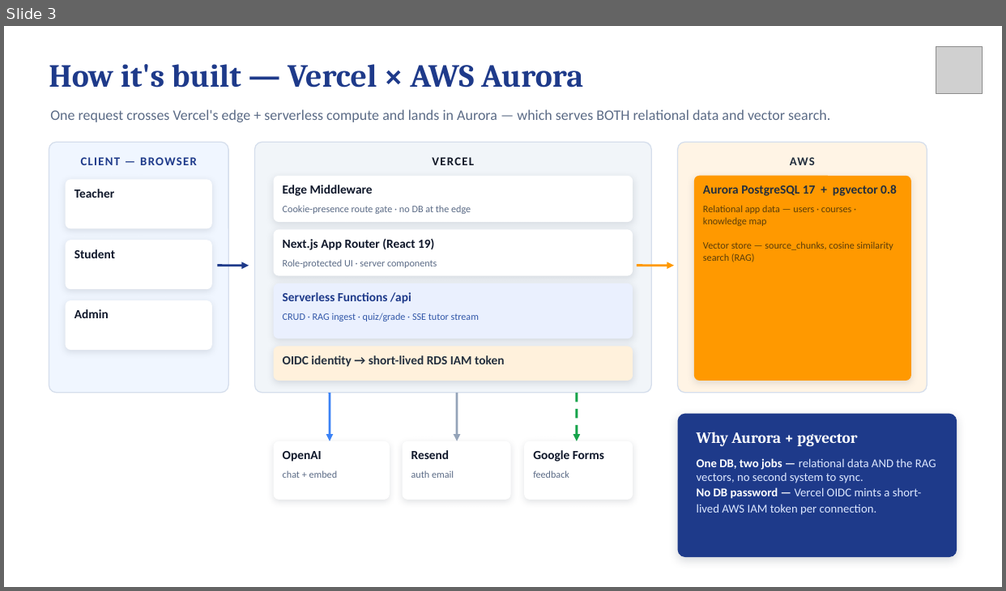
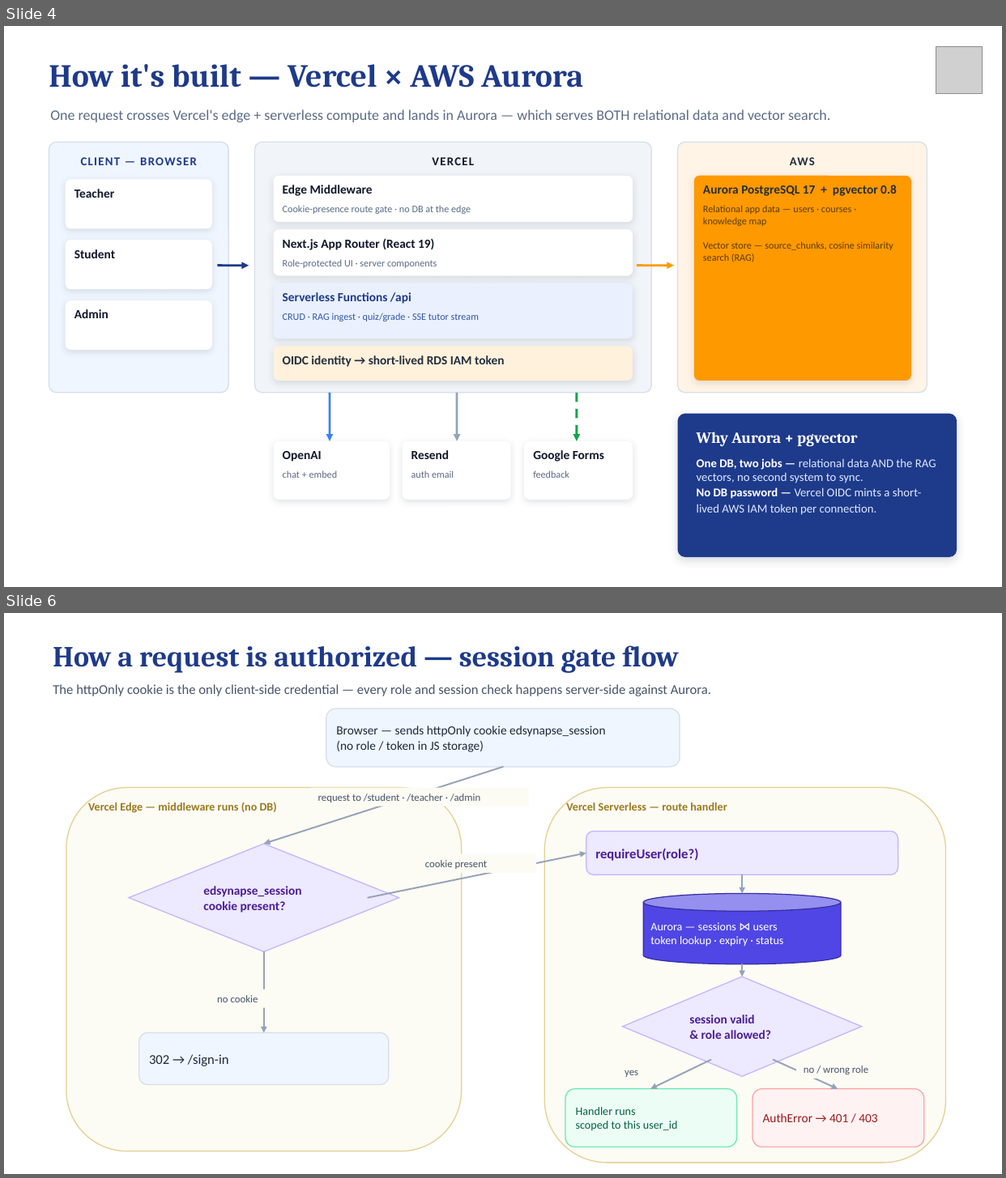
Before and after one commit to awaisaziz/edsynapse-beta, a slide deck: docs/EdSynapse-Demo.pptx. Shown one above the other, each under a label of ours: slide 3 before the commit, slides 4 and 6 after it; the slides between them are not shown. The pictures are 1006x591 and 1006x1178 pixels, drawn with LibreOffice and Linux fonts; fonts in the diff are those of the drawing; grey boxes stand for pictures. Boxes give left, top, right and bottom in pixels: in the first picture for what was removed or moved away, otherwise in the second. Text is boxed around its words. In the diff, an @@ line names an element or a change of style, - is before the commit and + after.

```diff
--- a/docs/EdSynapse-Demo.pptx
+++ b/docs/EdSynapse-Demo.pptx
@@ slide 6 added at (x1=4, y1=613, x2=1002, y2=1174), background #FFFFFF @@
@@ text added at (x1=53, y1=645, x2=678, y2=673), 28 pt, text #1E3A8A, bold @@
+How a request is authorized — session gate flow
@@ text added at (x1=53, y1=684, x2=711, y2=696), 13 pt, text #475569 @@
+The httpOnly cookie is the only client-side credential — every role and session check happens server-side against Aurora.
@@ rounded rectangle added at (x1=326, y1=709, x2=680, y2=767), fill #F0F6FF, outline #D5DEEC 1 pt, 12 pt, text #1E293B @@
+Browser — sends httpOnly cookie edsynapse_session
+(no role / token in JS storage)
@@ arrow added from (503, 767) to (264, 844), #94A3B8 1.5 pt @@
@@ rounded rectangle added at (x1=66, y1=787, x2=462, y2=1152), fill #FCFBF4, outline #E6CF92 1 pt @@
@@ text added at (x1=88, y1=801, x2=277, y2=813), 11 pt, text #9A7A1F, bold @@
+Vercel Edge — middleware runs (no DB)
@@ rectangle added at (x1=311, y1=787, x2=530, y2=806), fill #FCFBF4, 10 pt, text #475569 @@
+request to /student · /teacher · /admin
@@ rounded rectangle added at (x1=544, y1=787, x2=946, y2=1162), fill #FCFBF4, outline #E6CF92 1 pt @@
@@ text added at (x1=566, y1=801, x2=727, y2=811), 11 pt, text #9A7A1F, bold @@
+Vercel Serverless — route handler
@@ diamond added at (x1=129, y1=844, x2=399, y2=952), fill #EDE9FE, outline #C4B5FD 1 pt, 12 pt, text #4C1D95, bold @@
+edsynapse_session
+cookie present?
@@ arrow added from (368, 898) to (586, 854), #94A3B8 1.5 pt @@
@@ rectangle added at (x1=418, y1=854, x2=536, y2=873), fill #FCFBF4, 10 pt, text #475569 @@
+cookie present
@@ rounded rectangle added at (x1=586, y1=832, x2=898, y2=875), fill #EDE9FE, outline #C4B5FD 1 pt, 13 pt, text #4C1D95, bold @@
+requireUser(role?)
@@ arrow added from (742, 875) to (742, 894), #94A3B8 1.5 pt @@
@@ cylinder added at (x1=643, y1=894, x2=841, y2=964), fill #4F46E5, outline #3730A3 1 pt, 11 pt, text #FFFFFF @@
+Aurora — sessions ⋈ users
+token lookup · expiry · status
@@ arrow added from (264, 952) to (264, 1033), #94A3B8 1.5 pt @@
@@ diamond added at (x1=622, y1=977, x2=861, y2=1076), fill #EDE9FE, outline #C4B5FD 1 pt, 12 pt, text #4C1D95, bold @@
+session valid
+& role allowed?
@@ arrow added from (742, 964) to (742, 977), #94A3B8 1.5 pt @@
@@ text added at (x1=217, y1=995, x2=258, y2=1003), 10 pt, text #475569 @@
+no cookie
@@ rounded rectangle added at (x1=139, y1=1033, x2=389, y2=1084), fill #F0F6FF, outline #D5DEEC 1 pt, 13 pt, text #1E293B @@
+302 → /sign-in
@@ text added at (x1=624, y1=1071, x2=638, y2=1077), 10 pt, text #475569 @@
+yes
@@ arrow added from (710, 1060) to (651, 1089), #94A3B8 1.5 pt @@
@@ arrow added from (774, 1060) to (838, 1089), #94A3B8 1.5 pt @@
@@ text added at (x1=803, y1=1066, x2=868, y2=1075), 10 pt, text #475569 @@
+no / wrong role
@@ rounded rectangle added at (x1=565, y1=1089, x2=737, y2=1148), fill #ECFDF5, outline #6EE7B7 1 pt, 11 pt, text #065F46 @@
+Handler runs
+scoped to this user_id
@@ rounded rectangle added at (x1=752, y1=1089, x2=924, y2=1148), fill #FEF2F2, outline #FCA5A5 1 pt, 12 pt, text #991B1B @@
+AuthError → 401 / 403
@@ what was slide 3 is now slide 4 @@
```
Also in this commit, not shown: 1 slide changed, 1 other slide added.
